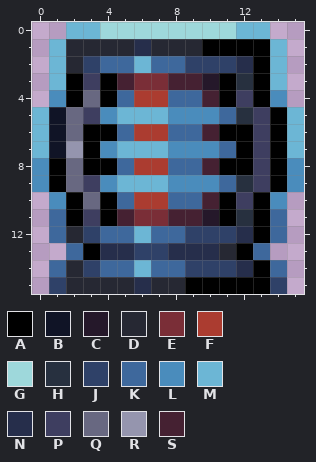
A pixel-art sprite gets an edit: Assets/Textures/SuitAddons/PhazonSuit/PhazonSuitItem.png. The picture above is the old version.
The file is 32x32 pixels, drawn in blocks of 2x2; one block is one cell here. Colours within 5 levels of each other are drawn and written as one.
Palette (. is transparent): A #000000  B #101426  C #25182a  D #262833  E #7a2e37  F #ab3c30  G #9ed8db  H #27303f  J #2f4168  K #3e689c  L #4a8cbc  M #6cb6d5  N #262e4b  P #3e3e60  Q #686881  R #9595ae  S #452132
Pixels before, first column x 0:
 0 ..MMGGGGGGGGMM..
 1 .MDDDDNDDDAAAAM.
 2 .MDJKKMKKJJJNAM.
 3 .MAPASEESSCAHAM.
 4 .LAQAKFFKKSAPAL.
 5 MBQPLMMMLLLKHPAM
 6 MBQAAKFFKKSAAPAM
 7 MBRALMMMLLLKAPAM
 8 LAQAAKFFKKSAAPAL
 9 LAQPLMMMLLLKHPAL
10 .LAQAKFFKKSAPAL.
11 .KAPASEESSCAHAK.
12 .KDJKKMKKJJJNAK.
13 ..KANNJJNNNDAK..
14 .KDJKKMKKJJJNAK.
15 .JDDDDNDDAAAAAJ.
The same view after the edit:
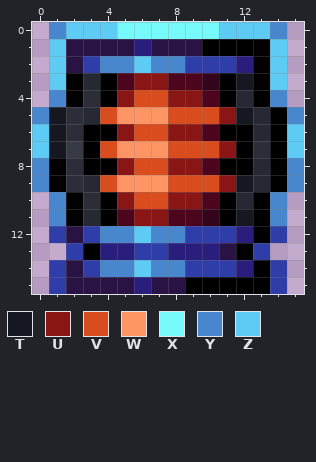
Colours new in this view: T #161821  U #8a1515  V #d94c1d  W #ff9564  X #75f9f9  Y #4887cd  Z #5dcbf3
The exact change:
colour C: #25182a -> #34031c
colour D: #262833 -> #291345
colour J: #2f4168 -> #2f3da8
colour N: #262e4b -> #291e7c
colour P: #3e3e60 -> #262833
colour Q: #686881 -> #2c2d38
colour R: #9595ae -> #373a44
colour S: #452132 -> #4c051c
Changed rows in their new state; - is a pixel that keeps its letter.
first column x 0:
 0 -YZZZXXXXXXZZZY-
 1 -Z------------Z-
 2 -Z--YYZYY-----Z-
 3 -Z----UU----T-Z-
 4 -Y---UVVUU----Y-
 5 YT--VWWWVVVUT--Y
 6 ZT---UVVUU-----Z
 7 ZT--VWWWVVVU-Q-Z
 8 Y----UVVUU-----Y
 9 Y---VWWWVVVUT--Y
10 -Y---UVVUU----Y-
11 -Y----UU----T-Y-
12 -J--YYZYY-----J-
13 --J----------J--
14 -J--YYZYY-----J-
